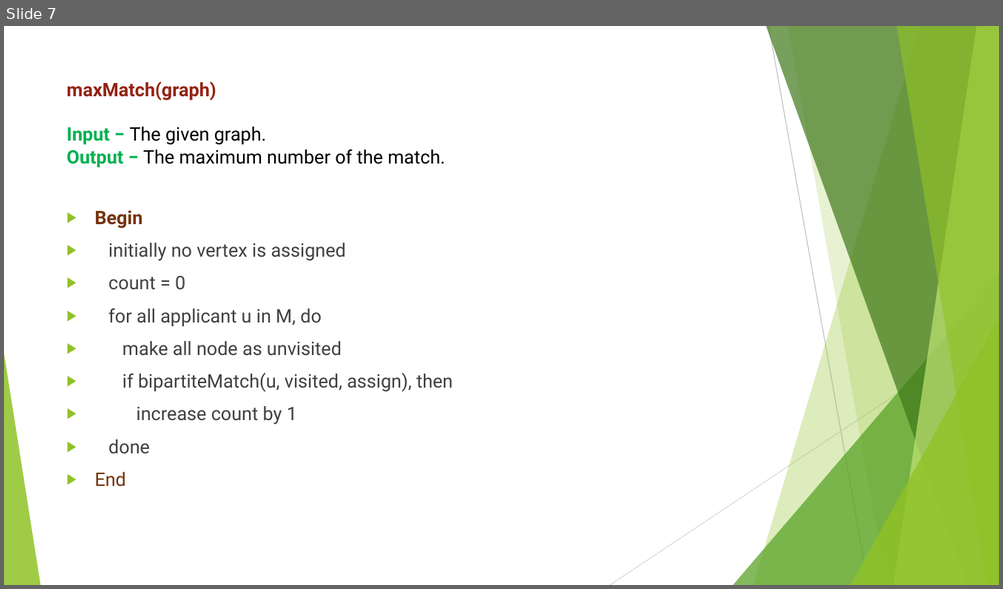
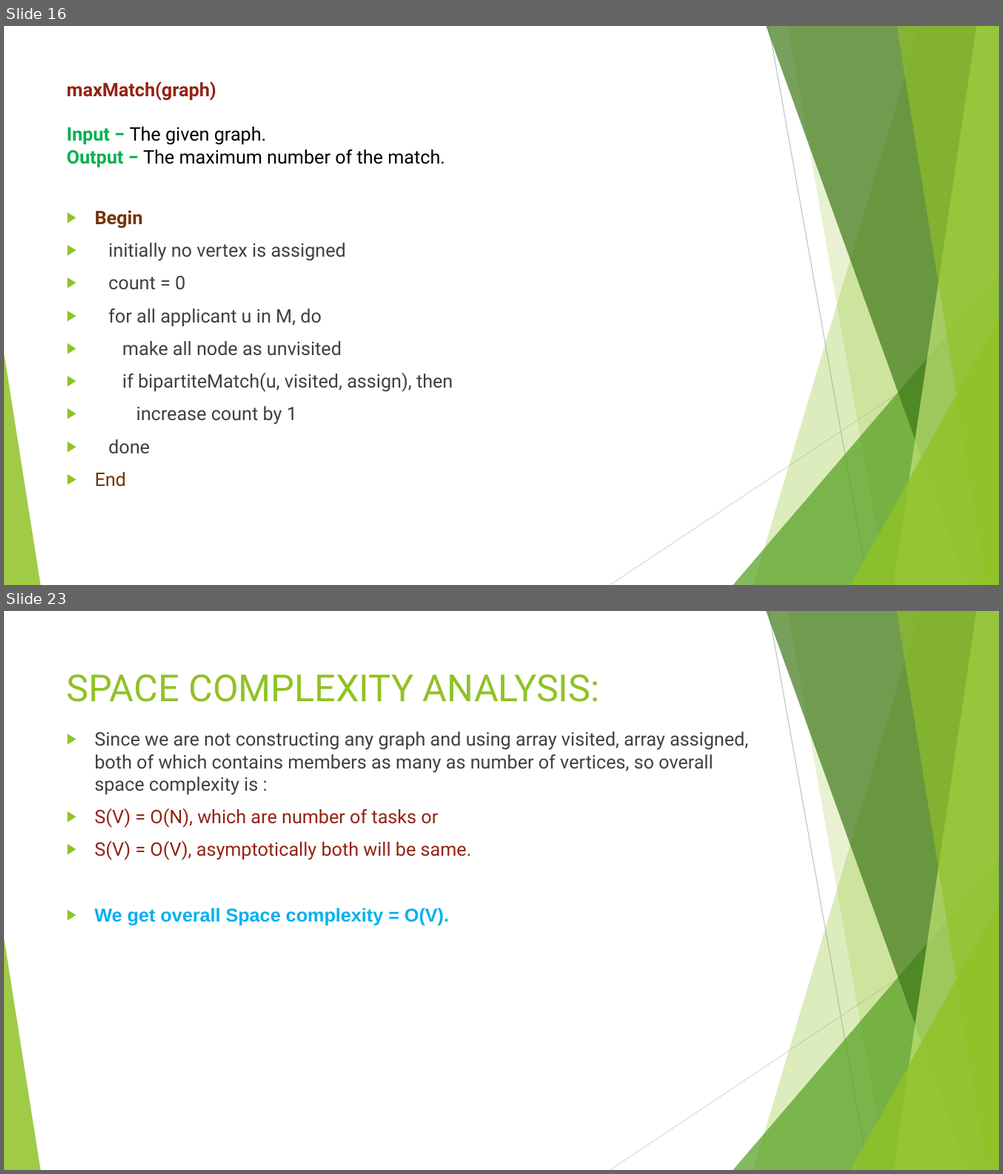
Before and after one commit to dhruv2803/DAA-Seminar, a slide deck: seminar.pptx. Shown one above the other, each under a label of ours: slide 7 before the commit, slides 16 and 23 after it; the slides between them are not shown. The pictures are 1003x589 and 1003x1174 pixels, drawn with LibreOffice and Linux fonts; fonts in the diff are those of the drawing. Boxes give left, top, right and bottom in pixels: in the first picture for what was removed or moved away, otherwise in the second. Text is boxed around its words. In the diff, an @@ line names an element or a change of style, - is before the commit and + after.

```diff
--- a/seminar.pptx
+++ b/seminar.pptx
@@ slide 23 added at <box>4,611,999,1170</box>, background #FFFFFF; not listed: 10 template elements that a slide beside it also shows @@
@@ text added at <box>67,674,600,702</box>, 36 pt, text #90C226 @@
+SPACE COMPLEXITY ANALYSIS:
@@ text added at <box>94,732,748,925</box>, 18 pt, text #404040 @@
+▶ Since we are not constructing any graph and using array visited, array assigned, both of which contains members as many as number of vertices, so overall space complexity is :
+▶ S(V) = O(N), which are number of tasks or
+▶ S(V) = O(V), asymptotically both will be same.
+▶ We get overall Space complexity = O(V).
@@ what was slide 7 is now slide 16 @@
```
Also in this commit, not shown: 1 slide changed, 16 other slides added, 1 other file.
